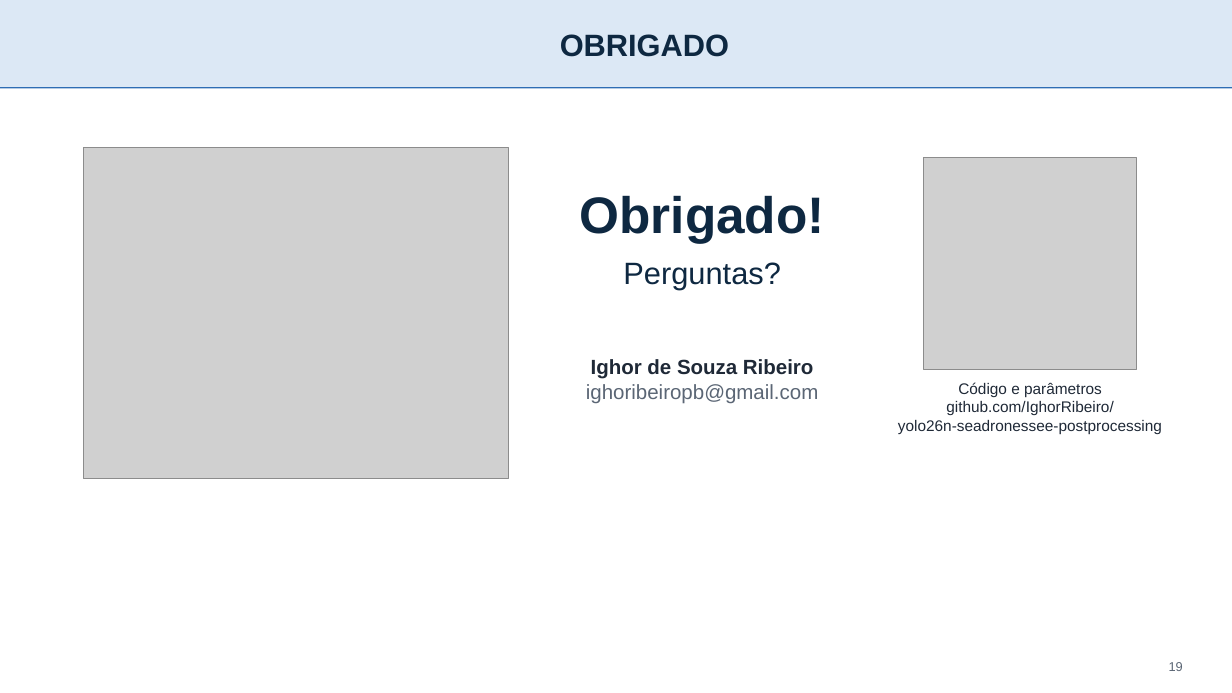
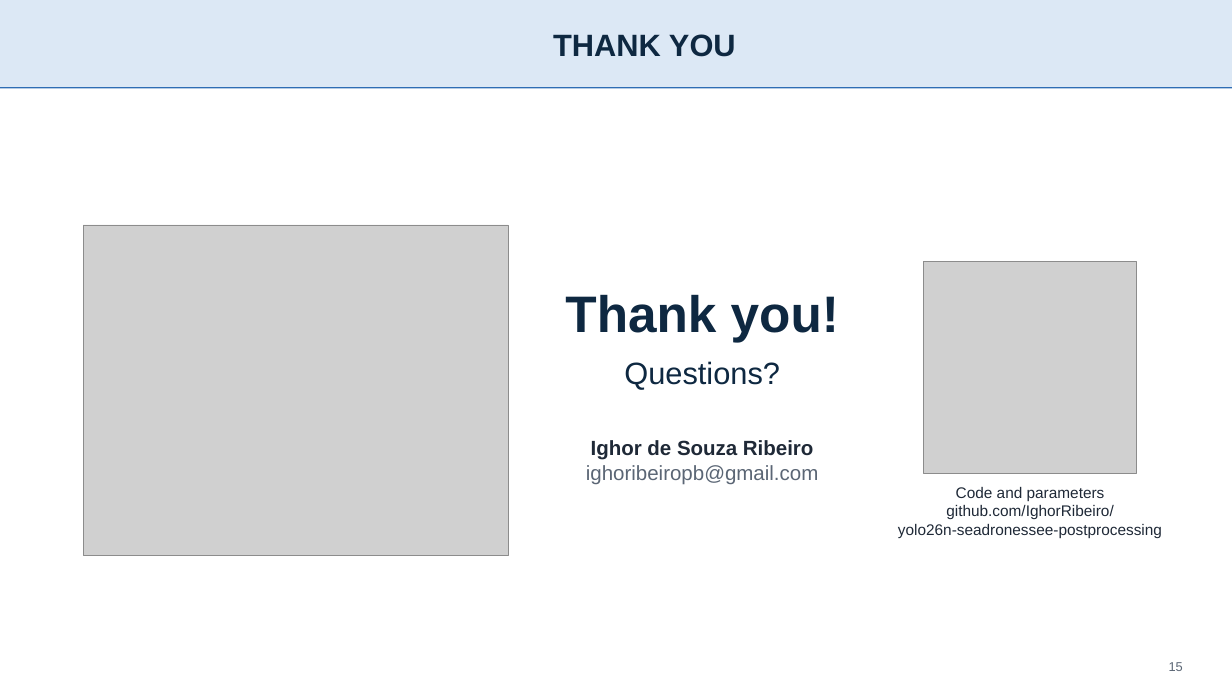
Before and after one commit to IghorRibeiro/WVCPresentation, a slide deck: slide 15 of slides/WVC2026_slides.pptx (slide 19 before the commit). Drawn at 1232x693 pixels with LibreOffice and Linux fonts; fonts in the diff are those of the drawing; grey boxes stand for pictures; background and template pictures are left out. Boxes give left, top, right and bottom in pixels: in the first picture for what was removed or moved away, otherwise in the second. Text is boxed around its words. In the diff, an @@ line names an element or a change of style, - is before the commit and + after.

```diff
--- a/slides/WVC2026_slides.pptx
+++ b/slides/WVC2026_slides.pptx
@@ title at box(553, 34, 736, 57): text changed @@
-OBRIGADO
+THANK YOU
@@ text removed at box(580, 195, 825, 243) @@
-Obrigado!
@@ picture: place and size @@
-picture at box(83, 148, 508, 479)
+picture at box(83, 226, 508, 556)
@@ text removed at box(623, 262, 781, 290) @@
-Perguntas?
@@ picture: place and size @@
-picture at box(924, 157, 1137, 370)
+picture at box(924, 262, 1137, 474)
@@ text added at box(565, 294, 839, 342), 40 pt, text #0E2841, bold @@
+Thank you!
@@ text added at box(624, 361, 780, 389), 24 pt, text #0E2841 @@
+Questions?
@@ text "Ighor de Souza Ribeiro": place and size @@
-text "Ighor de Souza Ribeiro" at box(586, 359, 818, 404)
+text "Ighor de Souza Ribeiro" at box(586, 440, 818, 485)
@@ text "Code and parameters": place and size @@
-text "Code and parameters" at box(898, 382, 1162, 434)
+text "Code and parameters" at box(898, 487, 1162, 538)
@@ text at box(956, 487, 1105, 501): text changed @@
-Código e parâmetros
+Code and parameters
@@ page number at box(1169, 662, 1183, 671): text changed @@
-19
+15
```
Also in this commit, not shown: 11 other slides changed, 10 slides added, 10 slides removed, 40 other files.
